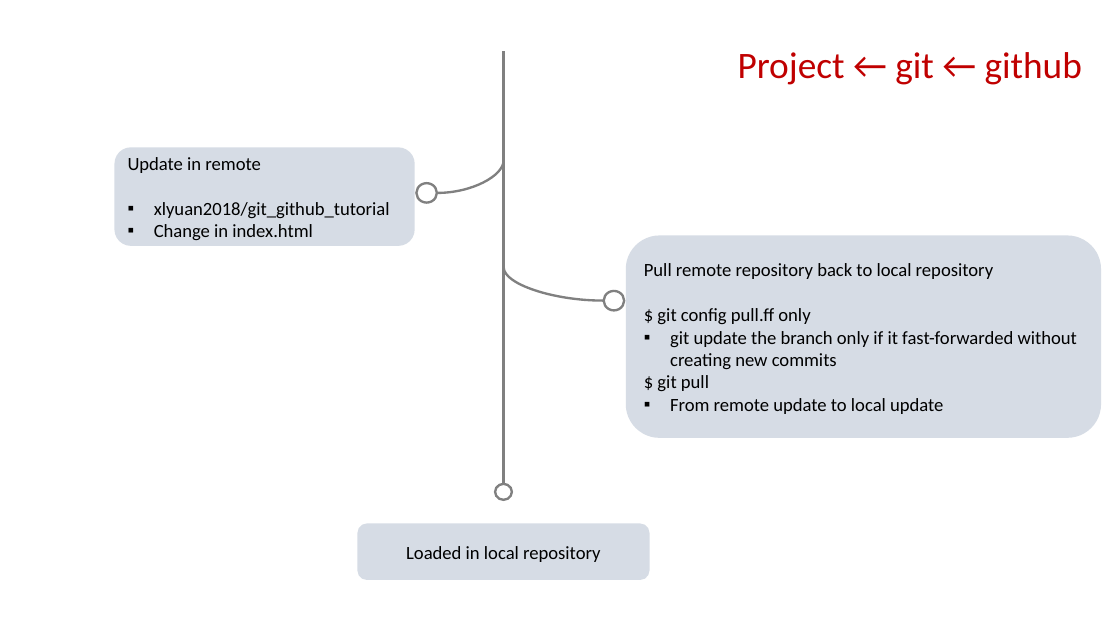
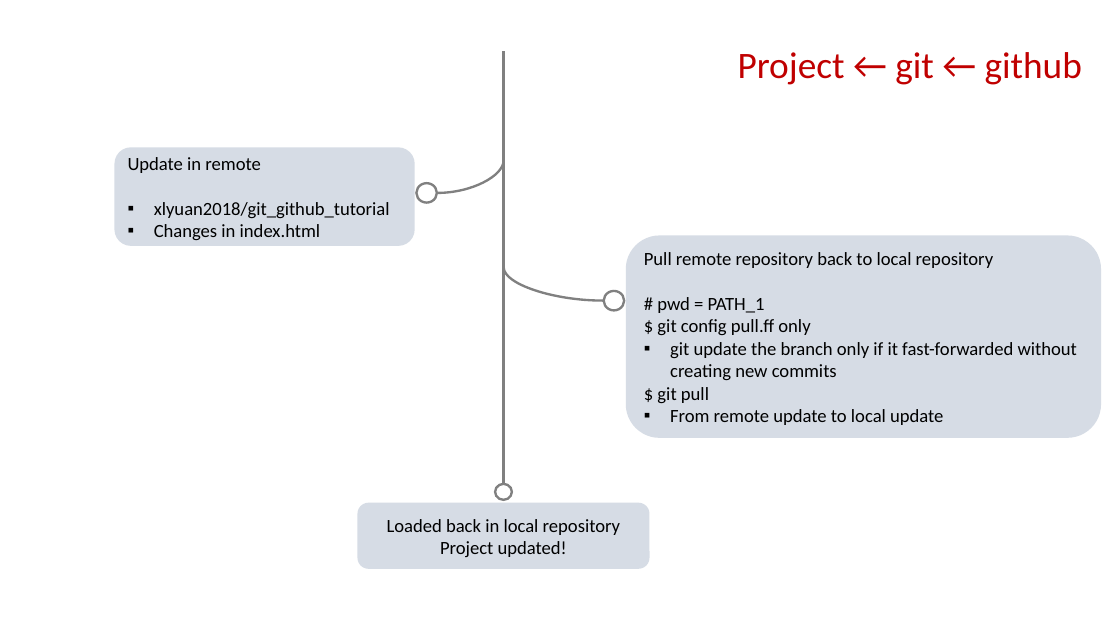
Before and after one commit to xlyuan2018/git_github_tutorial, a slide deck: slide 13 of Git_GitHub.pptx (slide 12 before the commit). Drawn at 1120x630 pixels with LibreOffice and Linux fonts; fonts in the diff are those of the drawing. Boxes give left, top, right and bottom in pixels: in the first picture for what was removed or moved away, otherwise in the second. Text is boxed around its words. In the diff, an @@ line names an element or a change of style, - is before the commit and + after.

```diff
--- a/Git_GitHub.pptx
+++ b/Git_GitHub.pptx
@@ text in rounded rectangle at bbox=[154, 224, 320, 240]: text changed @@
-▪ Change in index.html
+▪ Changes in index.html
@@ text in rounded rectangle at bbox=[657, 297, 765, 313]: paragraph added @@
+# pwd = PATH_1
@@ rounded rectangle "Loaded back in local repository": place and size @@
-rounded rectangle "Loaded back in local repository" at bbox=[358, 523, 650, 580]
+rounded rectangle "Loaded back in local repository" at bbox=[358, 502, 650, 569]
@@ text in rounded rectangle at bbox=[387, 519, 620, 557]: text changed @@
-Loaded in local repository
+Loaded back in local repository
+Project updated!
```
Also in this commit, not shown: 17 other slides changed, 1 slide added, 5 slides removed, 2 other files.
